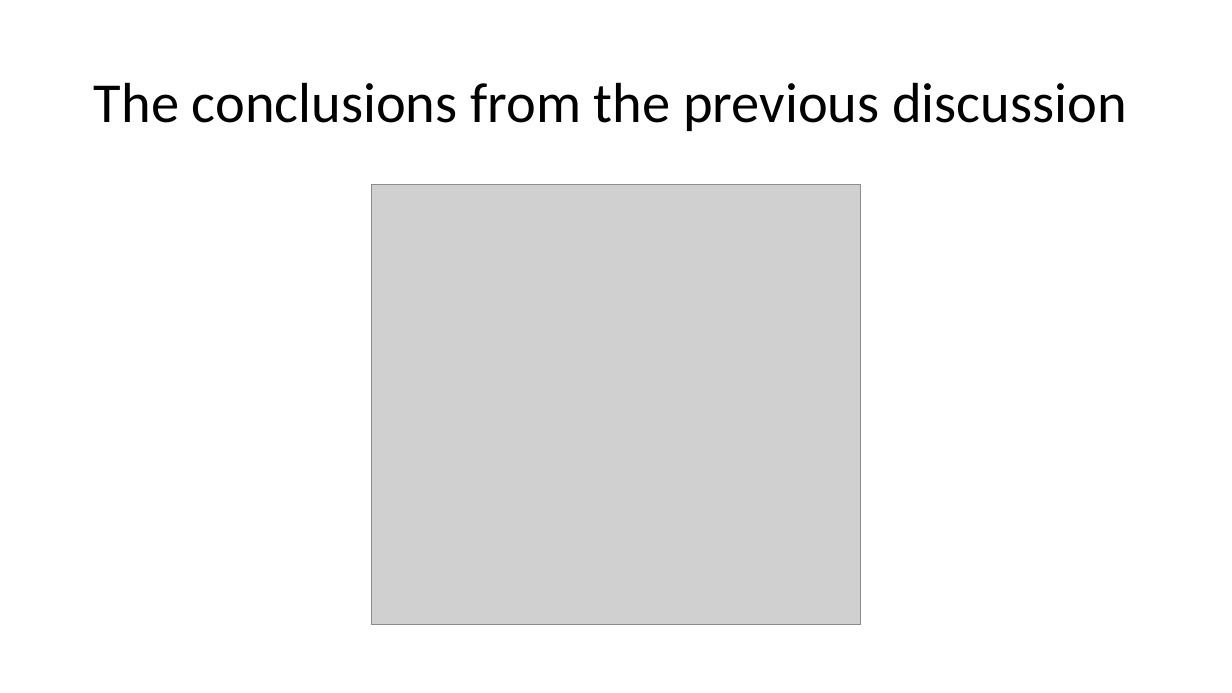
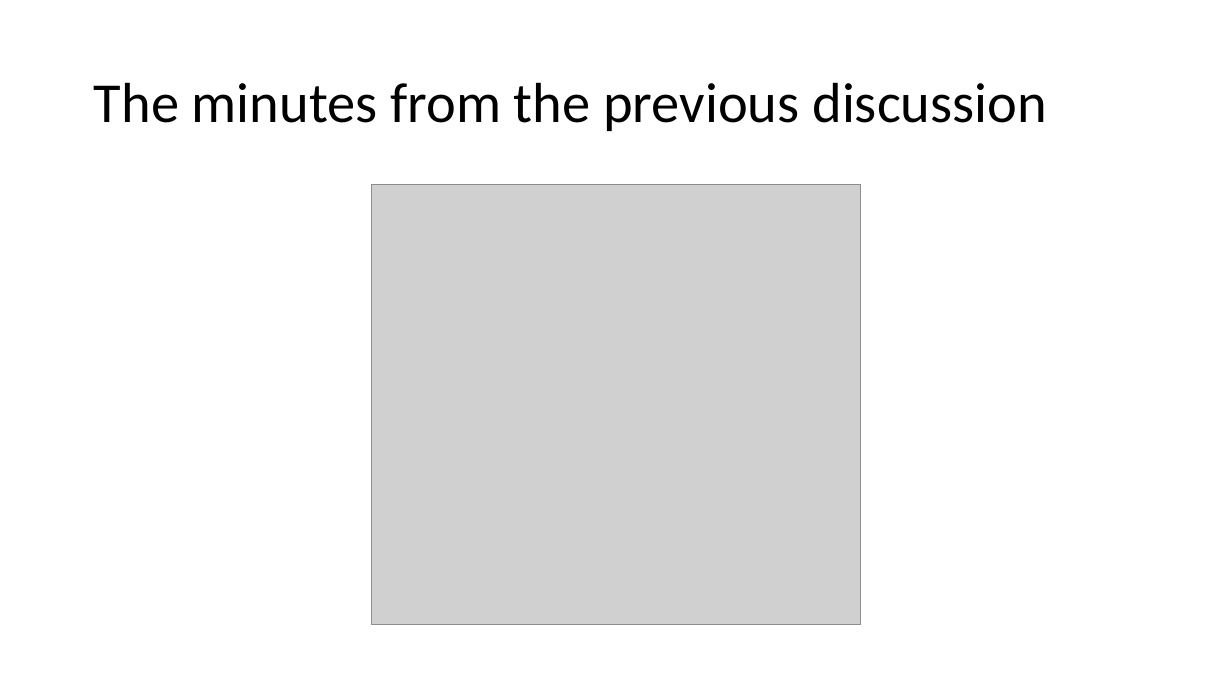
Before and after one commit to antonnazarov/altron-pilot, a slide deck: slide 2 of doc/altron-ms-demo-20190802.pptx. Drawn at 1232x693 pixels with LibreOffice and Linux fonts; fonts in the diff are those of the drawing; grey boxes stand for pictures. Boxes give left, top, right and bottom in pixels: in the first picture for what was removed or moved away, otherwise in the second. Text is boxed around its words. In the diff, an @@ line names an element or a change of style, - is before the commit and + after.

```diff
--- a/doc/altron-ms-demo-20190802.pptx
+++ b/doc/altron-ms-demo-20190802.pptx
@@ title at [94,82,1047,131]: text changed @@
-The conclusions from the previous discussion
+The minutes from the previous discussion
```
Also in this commit, not shown: 1 slide added, 6 other files.
